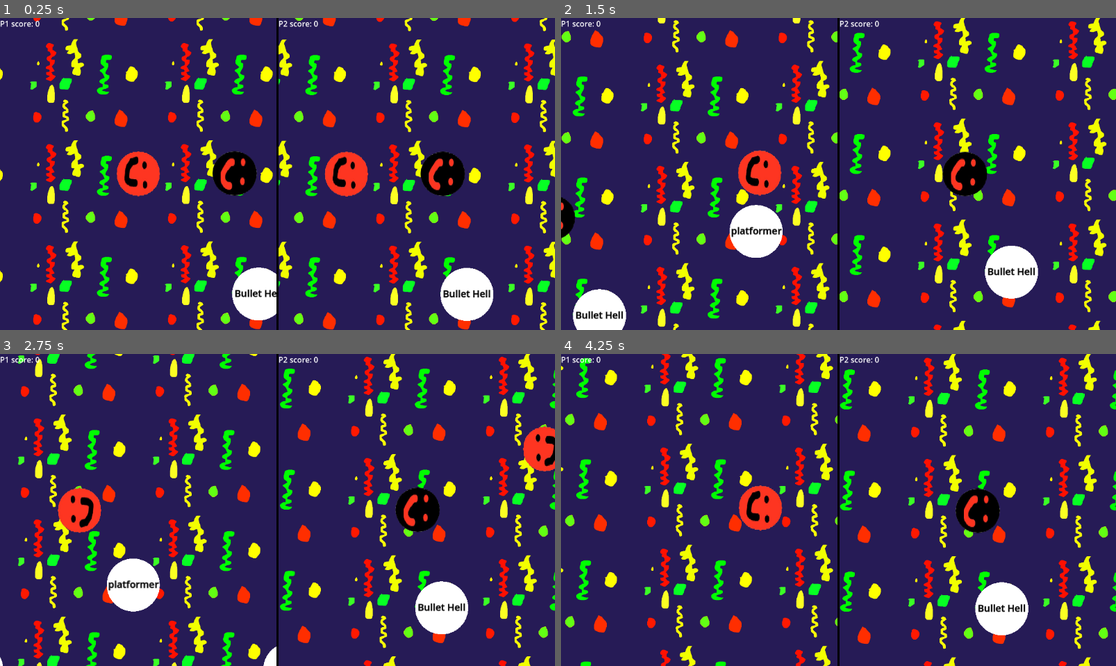
Above: before the commit, frames 1-4 (two rows, left to right).
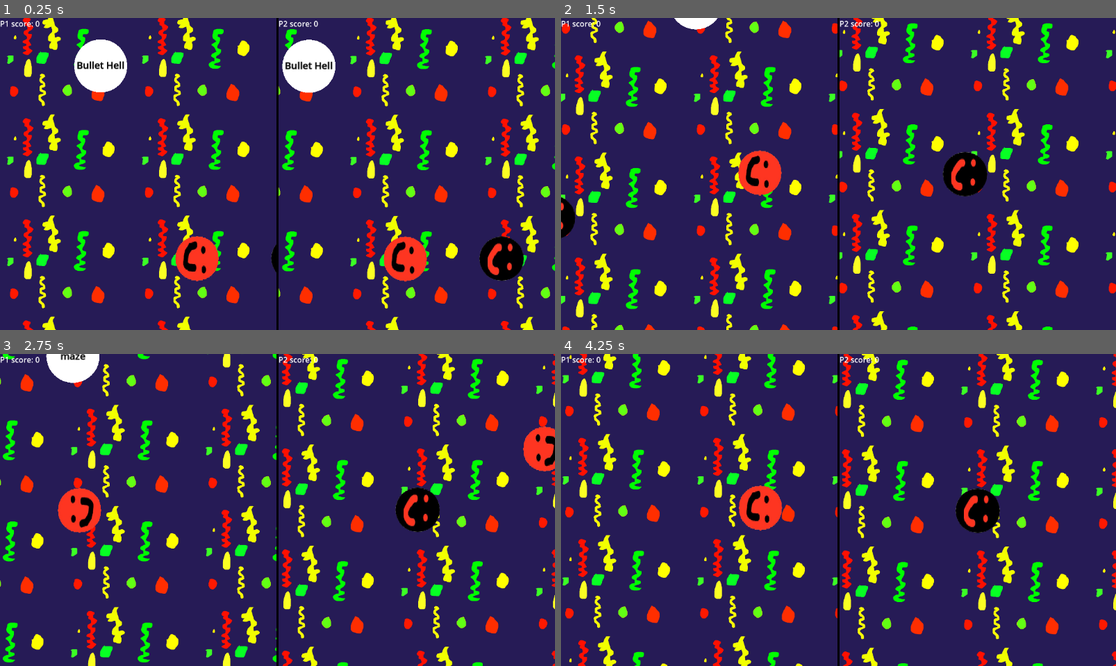
Above: after the commit, the same moments.

Repository: real-chicken-master/GDD112TempName
Game: Godot game, scene res://UI/splitscreen.tscn
The game is run twice, just before and just after one commit, with the same random seed, the same clock (stepped at 60 frames per second) and the same inputs.
Inputs:
- Up to frame 1 (0.25 s): no input
- Up to frame 2 (1.5 s): hold D (right1) from 0.53 s (still down); tap Down (down2) at 0.6 s; tap W (up1) at 0.77 s; tap Left (left2) at 1.35 s
- Up to frame 3 (2.75 s): tap W (up1) at 1.52 s; release D (right1) at 2.03 s; hold A (left1) from 2.03 s (still down); tap Right (right2) at 2.1 s
- Up to frame 4 (4.25 s): release A (left1) at 2.78 s; hold D (right1) from 2.78 s (still down); tap Up (up2) at 2.85 s; tap W (up1) at 3.02, 3.77 s; tap Down (down2) at 3.6 s

The runs differ from the first frame. In frame 1, 33% of the frame differs, in the area x 0-100%, y 0-100%; in frame 2, 26%; in frame 3, 26%; in frame 4, 24%.

Commit message:
fixed bugs

Diff:
--- a/lobby/main_lobby.gd
+++ b/lobby/main_lobby.gd
@@ -1,7 +1,7 @@
 extends Node2D
 @onready var p1_Text = get_tree().get_first_node_in_group("p1hitcounter")
 @onready var p2_Text = get_tree().get_first_node_in_group("p2hitcounter")
-var start_pos = [Vector2(0,0),Vector2(200,0)]
+var start_pos = [Vector2(450,650),Vector2(650,650)]
 # Called when the node enters the scene tree for the first time.
 func _ready():
 	get_tree().get_first_node_in_group("player1").global_position = start_pos[0]
